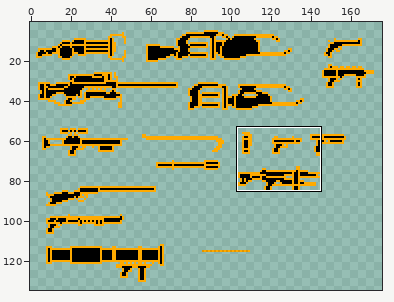
One commit to this sprite sheet: Sprites/_IconSpriteSheet.png. Above: a wide view before the commit, with the close-up outlined.
Close-up. Before:
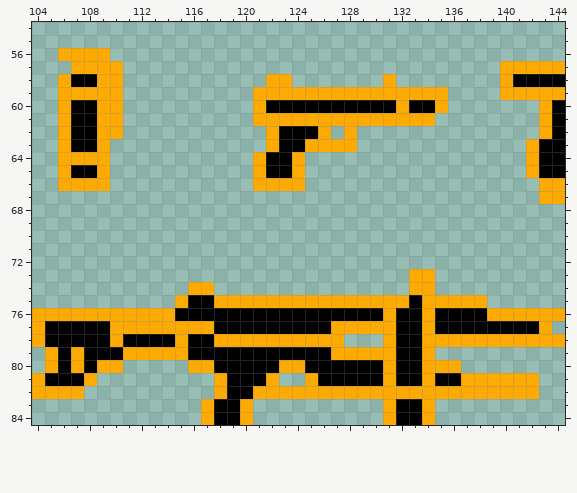
The file is 242x182 pixels. Shown: x 104..144, y 54..84. The wide view leaves out empty margins. The commit also changed other parts of the picture, which this record leaves out.
New version:
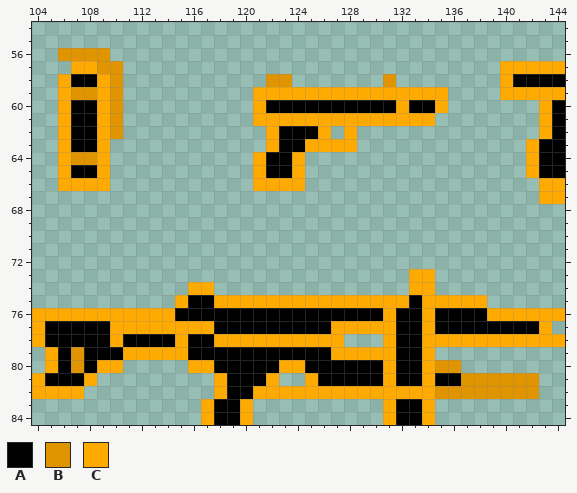
Palette (. is transparent): A #000000  B #e09500  C #ffaa00
What changed:
y 56: x 106..109 CCCC -> BBBB
y 57: x 109..110 CC -> BB
y 58: x 110 C -> B; x 122..123 CC -> BB; x 131 C -> B
y 59: x 107..108 CC -> BB; x 110 C -> B
y 60..62: x 110 C -> B
y 64: x 107..108 CC -> BB
y 79: x 107 C -> B
y 80: x 107 C -> B; x 135..136 CC -> BB
y 81: x 137..142 CCCCCC -> BBBBBB
y 82: x 135..142 CCCCCCCC -> BBBBBBBB
